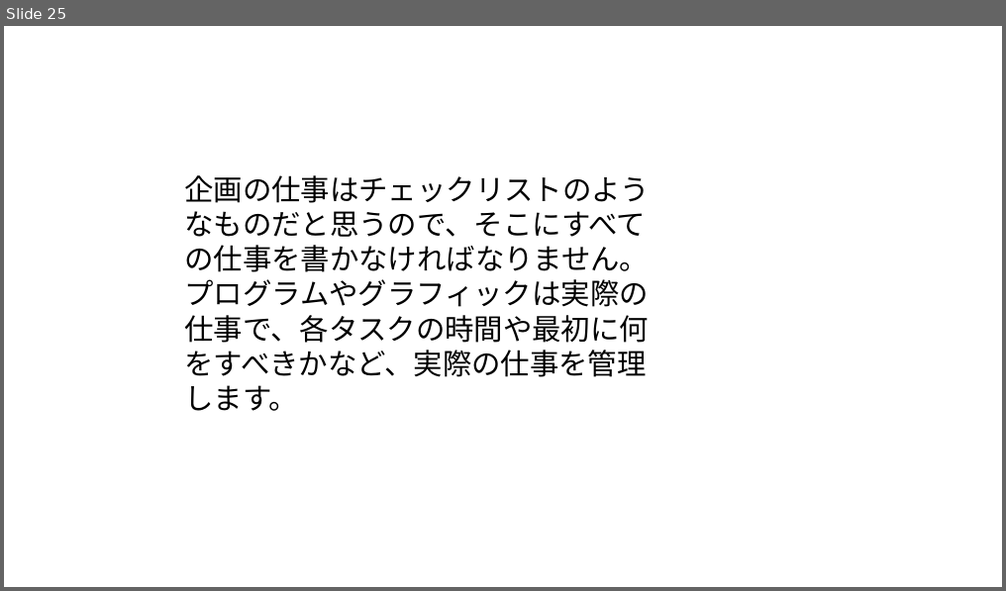
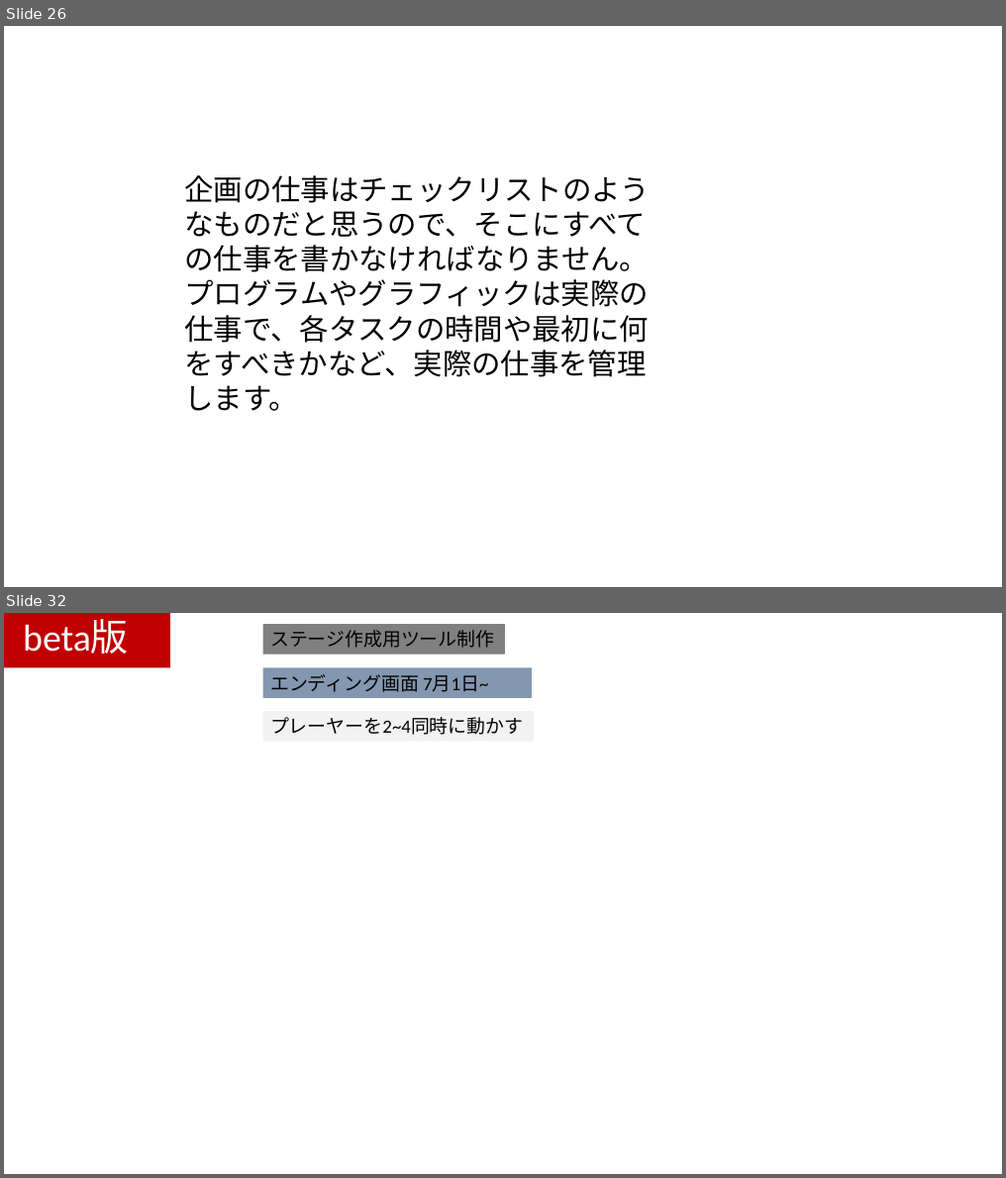
Before and after one commit to kawanami1022/2.5DActionGameProject, a slide deck: すみませんASOゲームショウまでに間に合いませんでした.pptx. Shown one above the other, each under a label of ours: slide 25 before the commit, slides 26 and 32 after it; the slides between them are not shown. The pictures are 1006x591 and 1006x1178 pixels, drawn with LibreOffice and Linux fonts; fonts in the diff are those of the drawing. Boxes give left, top, right and bottom in pixels: in the first picture for what was removed or moved away, otherwise in the second. Text is boxed around its words. In the diff, an @@ line names an element or a change of style, - is before the commit and + after.

```diff
--- a/すみませんASOゲームショウまでに間に合いませんでした.pptx
+++ b/すみませんASOゲームショウまでに間に合いませんでした.pptx
@@ slide 32 added at [4,613,1002,1174], background #FFFFFF @@
@@ rectangle added at [4,613,170,667], fill #C00000 @@
@@ text added at [23,620,129,654], 36 pt, text #FFFFFF @@
+beta版
@@ rectangle added at [263,624,505,655], fill #808080, 18 pt, text #000000 @@
+ステージ作成用ツール制作
@@ rectangle added at [263,667,532,697], fill #8497B0, 18 pt, text #000000 @@
+エンディング画面 7月1日~
@@ rectangle added at [263,711,534,741], fill #F2F2F2, 18 pt, text #000000 @@
+プレーヤーを2~4同時に動かす
@@ what was slide 25 is now slide 26 @@
```
Also in this commit, not shown: 4 slides changed, 6 other slides added, 1 slide removed.
